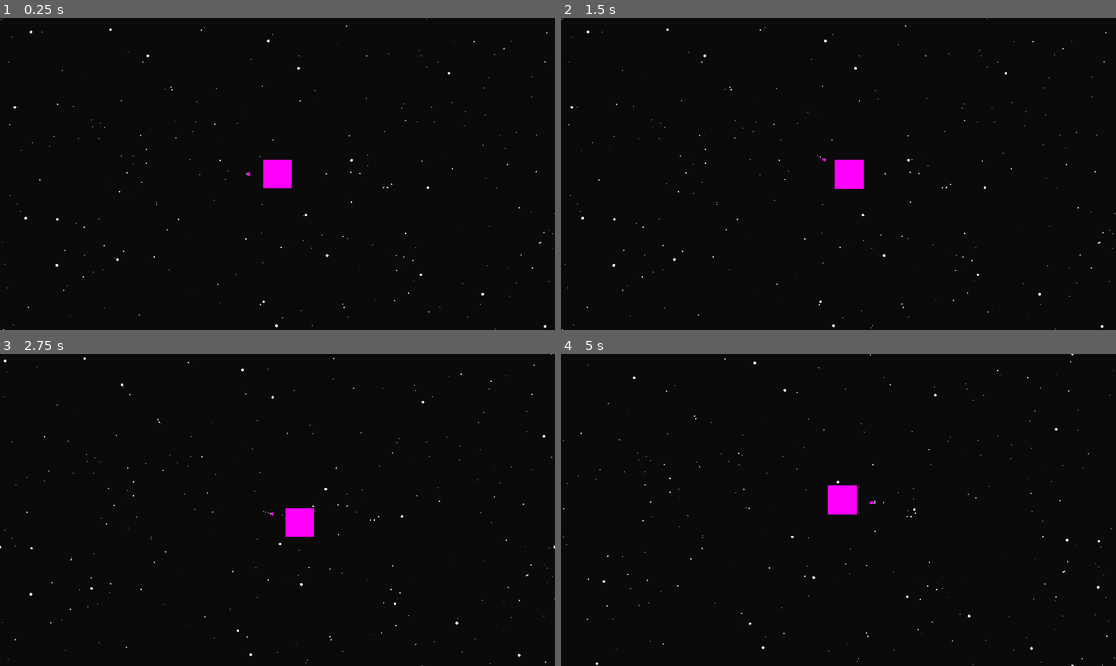
Above: before the commit, frames 1-4 (two rows, left to right).
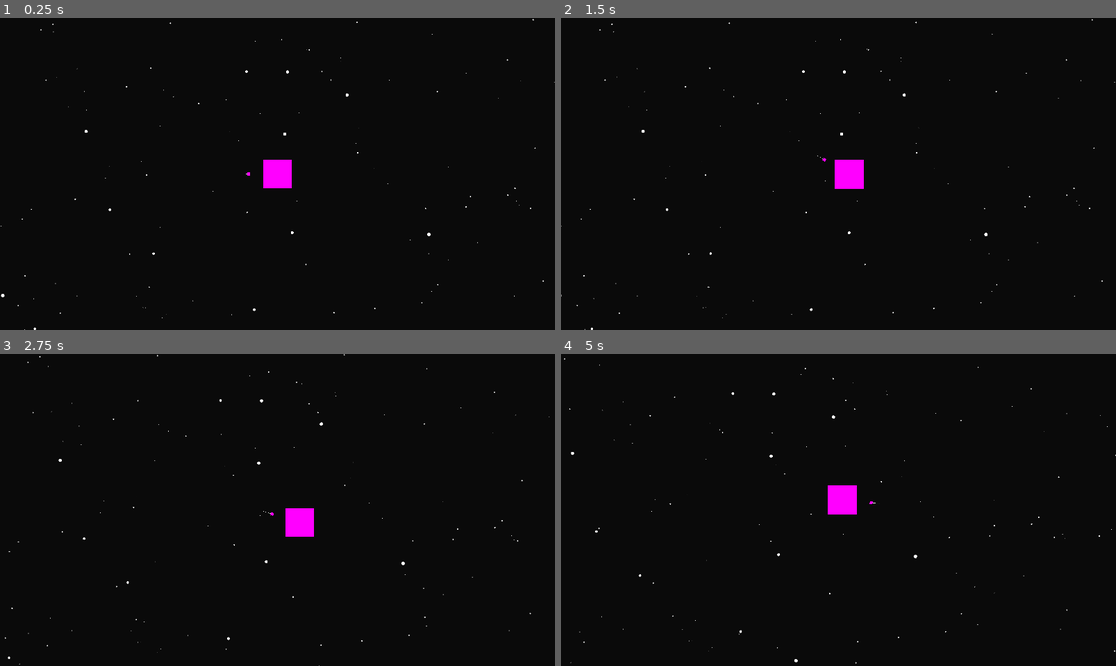
Above: after the commit, the same moments.

Repository: otDan/PlanetBlitz
Game: Godot game, scene res://main.tscn
The game is run twice, just before and just after one commit, with the same random seed, the same clock (stepped at 60 frames per second) and the same inputs.
Inputs:
- Up to frame 1 (0.25 s): no input
- Up to frame 2 (1.5 s): tap Enter at 0.5 s; hold Right (ui_right) 0.53-1.28 s; hold Down (ui_down) from 1.28 s (still down)
- Up to frame 3 (2.75 s): release Down (ui_down) at 2.03 s; hold Right (ui_right) from 2.03 s (still down)
- Up to frame 4 (5 s): release Right (ui_right) at 2.78 s; hold Up (ui_up) 2.78-3.53 s; hold Left (ui_left) from 3.53 s (still down)

The runs differ from the first frame. In frame 1, 0.4% of the frame differs, in the area x 0-100%, y 0-100%; in frame 2, 0.4%; in frame 3, 0.4%; in frame 4, 0.4%.

Commit message:
refactor: Change parallax values

Diff:
--- a/background.gd
+++ b/background.gd
@@ -3,9 +3,10 @@
 
 # Called when the node enters the scene tree for the first time.
 func _ready():
-	generate_stars($FarStars, 150, Vector2(0.5, 0.75), Rect2(Vector2(0, 0), DisplayServer.screen_get_size()))
-	generate_stars($Stars, 70, Vector2(1, 1.25), Rect2(Vector2(0, 0), DisplayServer.screen_get_size()))
-	generate_stars($CloseStars, 20, Vector2(2, 2.5), Rect2(Vector2(0, 0), DisplayServer.screen_get_size()))
+	var gen_area = Rect2(0, 0, 4000, 4000)
+	generate_stars($FarStars, 500, Vector2(0.5, 0.75), gen_area)
+	generate_stars($Stars, 270, Vector2(1, 1.25), gen_area)
+	generate_stars($CloseStars, 80, Vector2(2, 3), gen_area)
 
 
 func generate_stars(parallaxLayer: ParallaxLayer, star_count: int, star_size_range: Vector2, spawn_area: Rect2):
--- a/main.tscn
+++ b/main.tscn
@@ -23,16 +23,16 @@
 [node name="WorldEnvironment" type="WorldEnvironment" parent="."]
 environment = ExtResource("2_357tu")
 
-[node name="ParallaxBackground" type="ParallaxBackground" parent="."]
+[node name="Background" type="ParallaxBackground" parent="."]
 script = ExtResource("4_yqjao")
 
-[node name="FarStars" type="ParallaxLayer" parent="ParallaxBackground"]
+[node name="FarStars" type="ParallaxLayer" parent="Background"]
 motion_scale = Vector2(0.2, 0.2)
-motion_mirroring = Vector2(1920, 1080)
+motion_mirroring = Vector2(4000, 4000)
 
-[node name="Stars" type="ParallaxLayer" parent="ParallaxBackground"]
+[node name="Stars" type="ParallaxLayer" parent="Background"]
 motion_scale = Vector2(0.5, 0.5)
-motion_mirroring = Vector2(1920, 1080)
+motion_mirroring = Vector2(4000, 4000)
 
-[node name="CloseStars" type="ParallaxLayer" parent="ParallaxBackground"]
-motion_mirroring = Vector2(1920, 1080)
+[node name="CloseStars" type="ParallaxLayer" parent="Background"]
+motion_mirroring = Vector2(4000, 4000)
